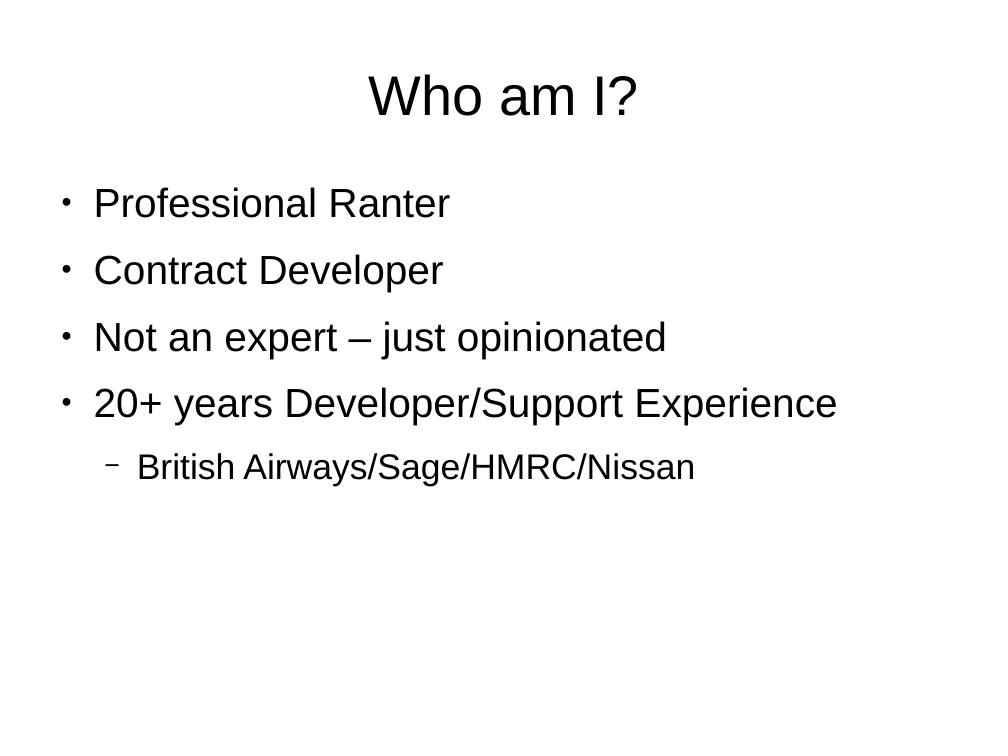
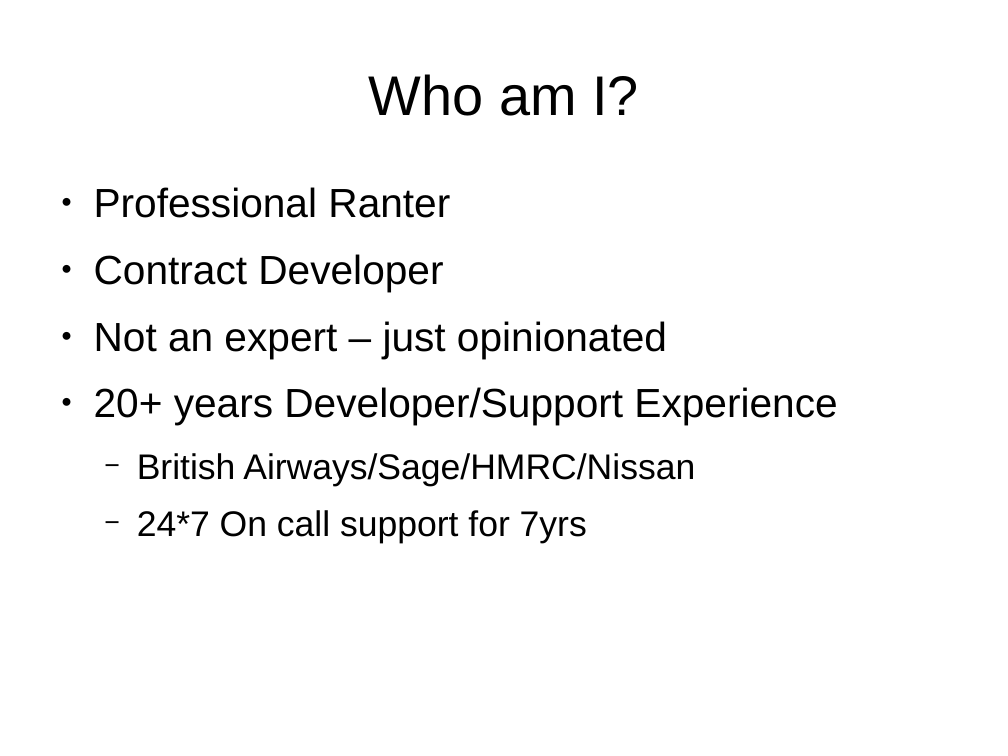
Before and after one commit to RobTaylor76/DevOpsNE-Visualisation-Talk, a slide deck: slide 3 of presentation.odp. Drawn at 1008x756 pixels with LibreOffice and Linux fonts; fonts in the diff are those of the drawing. Boxes give left, top, right and bottom in pixels: in the first picture for what was removed or moved away, otherwise in the second. Text is boxed around its words. In the diff, an @@ line names an element or a change of style, - is before the commit and + after.

```diff
--- a/presentation.odp
+++ b/presentation.odp
@@ text at (137,510,587,544): paragraph added @@
+  − 24*7 On call support for 7yrs
```
Also in this commit, not shown: 5 other slides changed, 2 slides added, 1 slide removed.
